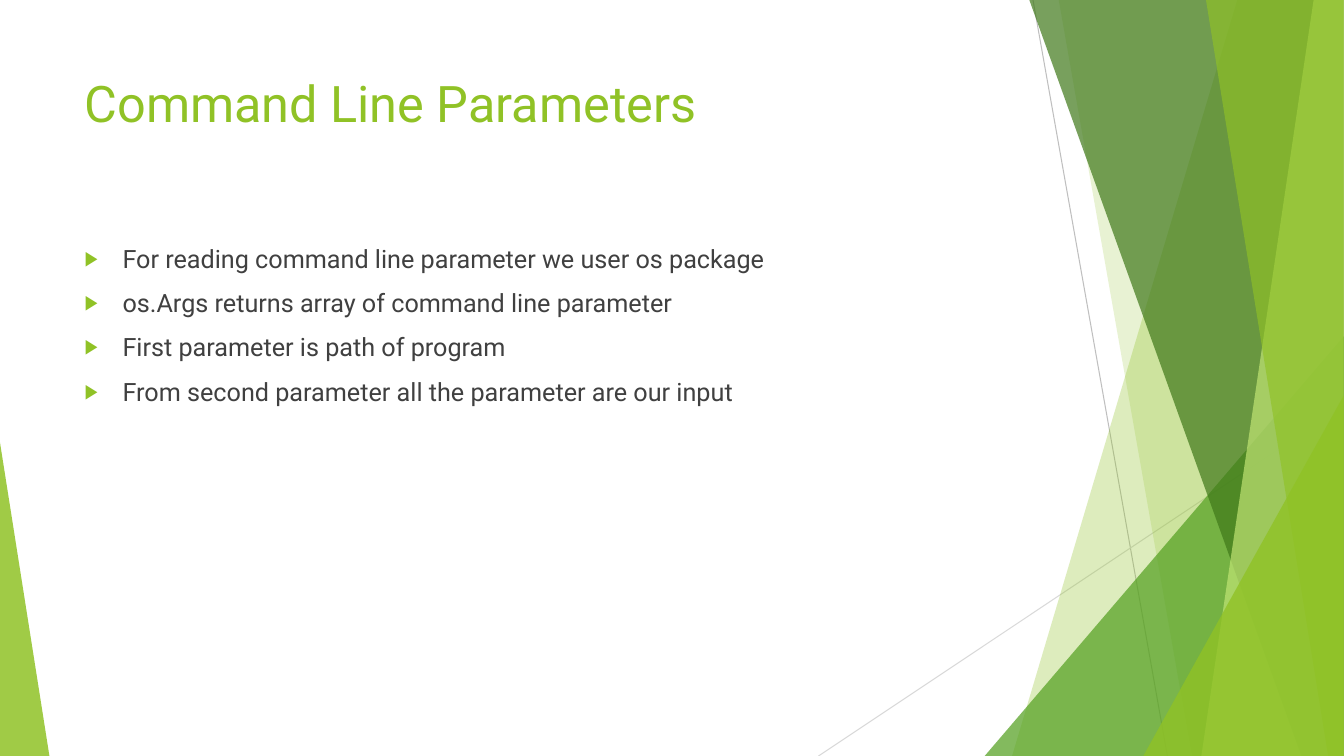
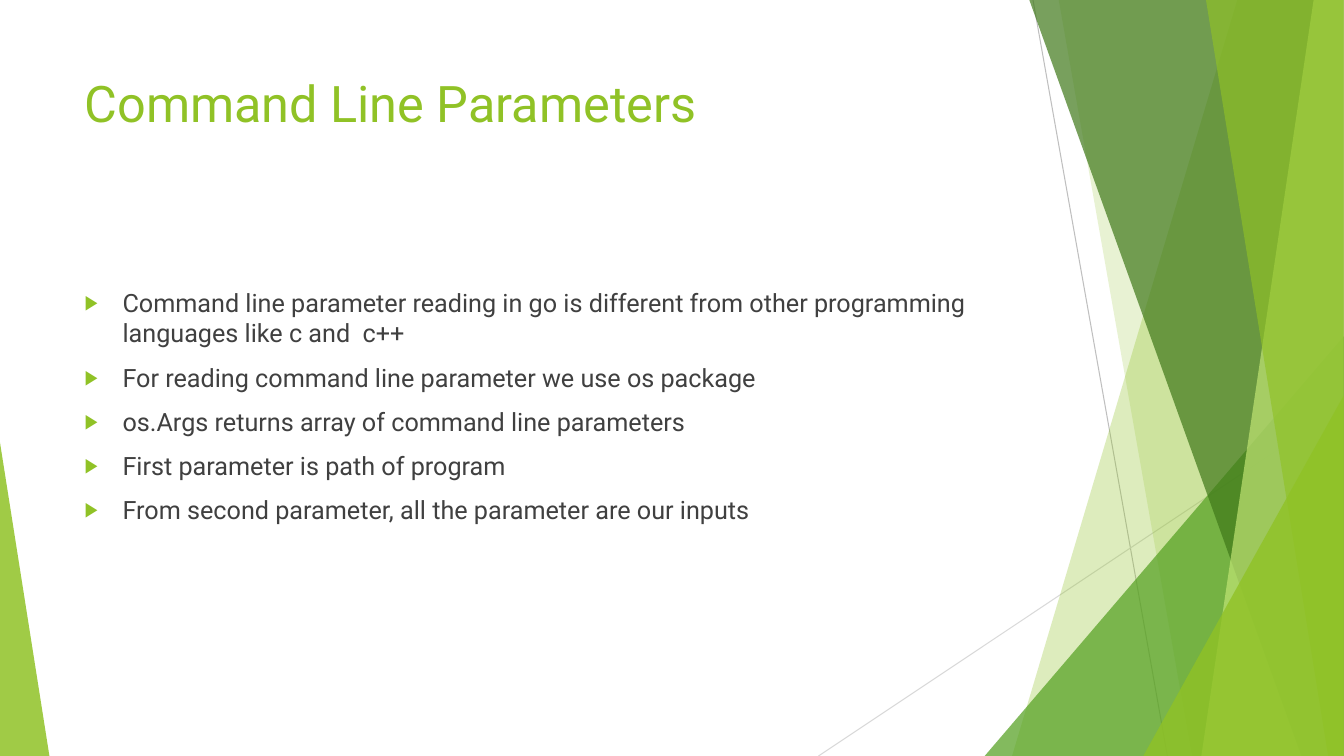
Before and after one commit to vivekdubeydeveloper/goquickstart, a slide deck: slide 22 of goquickstart.pptx. Drawn at 1344x756 pixels with LibreOffice and Linux fonts; fonts in the diff are those of the drawing. Boxes give left, top, right and bottom in pixels: in the first picture for what was removed or moved away, otherwise in the second. Text is boxed around its words. In the diff, an @@ line names an element or a change of style, - is before the commit and + after.

```diff
--- a/goquickstart.pptx
+++ b/goquickstart.pptx
@@ text at bbox=[123, 293, 965, 437]: text changed @@
-▶ For reading command line parameter we user os package
-▶ os.Args returns array of command line parameter
+▶ Command line parameter reading in go is different from other programming languages like c and c++
+▶ For reading command line parameter we use os package
+▶ os.Args returns array of command line parameters
@@ text at bbox=[123, 500, 749, 524]: text changed @@
-▶ From second parameter all the parameter are our input
+▶ From second parameter, all the parameter are our inputs
```
Also in this commit, not shown: 1 other slide changed, 2 slides added, 3 other files.
